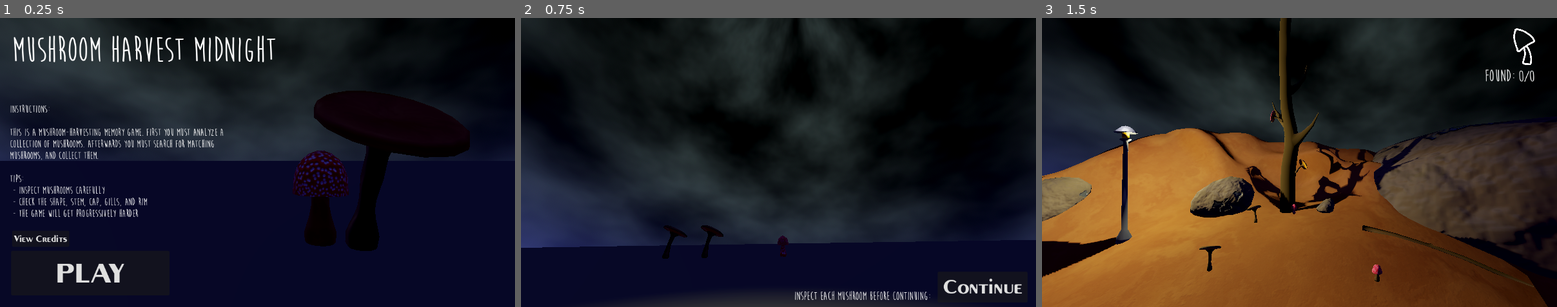
Above: before the commit, frames 1-3 (left to right).
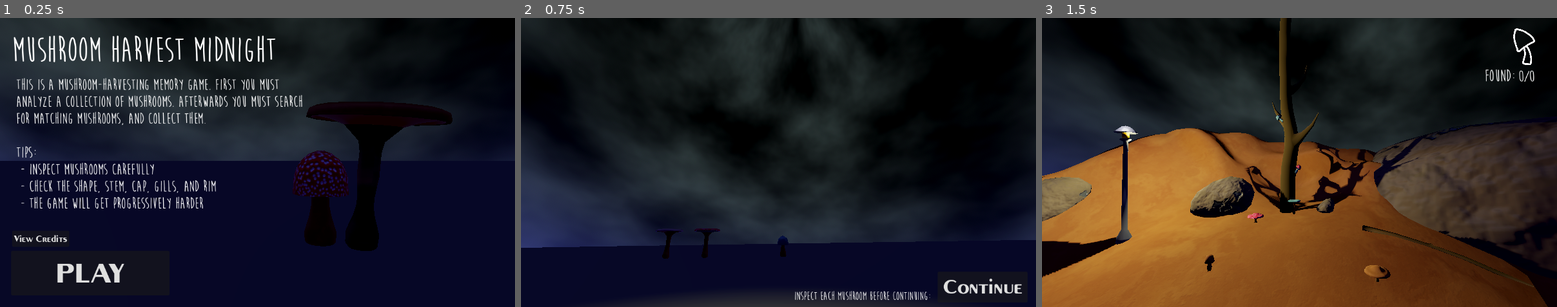
Above: after the commit, the same moments.

Repository: SirLich/ludum-dare-52
Game: Godot game, scene res://game/main_menu/main_menu.tscn
Same seed, same stepped clock (60 frames per second), same inputs: the game is played once before the commit and once after it.
Inputs:
- Up to frame 1 (0.25 s): no input
- Up to frame 2 (0.75 s): click "PLAY" at 0.5 s
- Up to frame 3 (1.5 s): click "Continue" at 1.25 s

The runs differ from the first frame. In frame 1, 7.6% of the frame differs, in the area x 2-92%, y 20-81%; in frame 2, 0.3%; in frame 3, 0.7%.

Commit message:
Push materials

Diff:
--- a/game/gamestate.gd
+++ b/game/gamestate.gd
@@ -2,6 +2,9 @@
 
 @export var mushroom_models : Array[PackedScene] = []
 @export var cap_materials : Array[BaseMaterial3D] = []
+@export var rim_materials : Array[BaseMaterial3D] = []
+@export var gill_materials : Array[BaseMaterial3D] = []
+@export var stem_materials : Array[BaseMaterial3D] = []
 
 var mushrooms = []
 var level = 0
@@ -35,6 +38,11 @@
 
 	var mesh : MeshInstance3D = instance.find_child("Plane")
 	mesh.set_surface_override_material(0, cap_materials.pick_random())
+	mesh.set_surface_override_material(1, rim_materials.pick_random())
+	mesh.set_surface_override_material(2, gill_materials.pick_random())
+	mesh.set_surface_override_material(3, stem_materials.pick_random())
+
+
 	return instance
 
 func generate_mushrooms():
--- a/game/gamestate.tscn
+++ b/game/gamestate.tscn
@@ -1,12 +1,26 @@
-[gd_scene load_steps=6 format=3 uid="uid://d2sscl7qabx5h"]
+[gd_scene load_steps=17 format=3 uid="uid://d2sscl7qabx5h"]
 
 [ext_resource type="Script" path="res://game/gamestate.gd" id="1_h11nn"]
 [ext_resource type="PackedScene" uid="uid://b2agbylt7ykh0" path="res://scenes/mushrooms/oyster_mushroom.tscn" id="2_0oko6"]
 [ext_resource type="PackedScene" uid="uid://jqxjy6c7khav" path="res://scenes/mushrooms/cap_mushroom.tscn" id="3_xnya6"]
 [ext_resource type="Material" uid="uid://bq7vecl0wlsa5" path="res://materials/RedDots/RedDots.tres" id="4_bpwlw"]
+[ext_resource type="PackedScene" uid="uid://iiaan36c2yrr" path="res://scenes/mushrooms/toad_mushroom.tscn" id="4_p2l47"]
 [ext_resource type="Material" path="res://materials/StemWood/StemWood.tres" id="5_wh7vg"]
+[ext_resource type="Material" path="res://materials/StemBrown/StemBrown.tres" id="6_4lbwh"]
+[ext_resource type="Material" path="res://materials/Cap3/Cap3.tres" id="6_sjgde"]
+[ext_resource type="Material" path="res://materials/Rim1/Rim1.tres" id="7_00mkx"]
+[ext_resource type="Material" path="res://materials/Cap4/Cap4.tres" id="7_en4m8"]
+[ext_resource type="Material" path="res://materials/Gills1/Gills1.tres" id="7_f8g73"]
+[ext_resource type="Material" path="res://materials/Rim2/Rim1.tres" id="8_nnhqi"]
+[ext_resource type="Material" path="res://materials/Cap5/Cap5.tres" id="8_vd1po"]
+[ext_resource type="Material" path="res://materials/Gills2/Gills2.tres" id="9_msrtm"]
+[ext_resource type="Material" path="res://materials/Gills3/Gills3.tres" id="10_27tcw"]
+[ext_resource type="Material" uid="uid://bniacjib3pncm" path="res://materials/Gills4/Gills4.tres" id="11_78x5v"]
 
 [node name="Gamestate" type="Node"]
 script = ExtResource("1_h11nn")
-mushroom_models = [ExtResource("2_0oko6"), ExtResource("3_xnya6")]
-cap_materials = [ExtResource("4_bpwlw"), ExtResource("5_wh7vg")]
+mushroom_models = [ExtResource("2_0oko6"), ExtResource("3_xnya6"), ExtResource("4_p2l47")]
+cap_materials = [ExtResource("4_bpwlw"), ExtResource("6_4lbwh"), ExtResource("6_sjgde"), ExtResource("7_en4m8"), ExtResource("8_vd1po")]
+rim_materials = [ExtResource("7_00mkx"), ExtResource("8_nnhqi")]
+gill_materials = [ExtResource("7_f8g73"), ExtResource("9_msrtm"), ExtResource("10_27tcw"), ExtResource("11_78x5v")]
+stem_materials = [ExtResource("5_wh7vg"), ExtResource("6_4lbwh"), ExtResource("7_en4m8")]
--- a/game/main_menu/main_menu.tscn
+++ b/game/main_menu/main_menu.tscn
@@ -63,14 +63,13 @@
 
 [node name="Instructions" type="RichTextLabel" parent="MainMenu"]
 unique_name_in_owner = true
-offset_left = 21.0
-offset_top = 190.0
-offset_right = 526.0
-offset_bottom = 464.0
-theme_override_font_sizes/normal_font_size = 24
-text = "Instructions:
-
-This is a mushroom-harvesting memory game. First you must analyze a collection of mushrooms. Afterwards you must search for matching mushrooms, and collect them.
+visible = false
+offset_left = 35.0
+offset_top = 130.0
+offset_right = 719.0
+offset_bottom = 465.0
+theme_override_font_sizes/normal_font_size = 35
+text = "This is a mushroom-harvesting memory game. First you must analyze a collection of mushrooms. Afterwards you must search for matching mushrooms, and collect them.
 
 Tips:
  - Inspect Mushrooms carefully
@@ -80,13 +79,11 @@
 [node name="Credits" type="RichTextLabel" parent="MainMenu"]
 unique_name_in_owner = true
 offset_left = 22.0
-offset_top = 190.0
-offset_right = 555.0
+offset_top = 127.0
+offset_right = 800.0
 offset_bottom = 467.0
-theme_override_font_sizes/normal_font_size = 27
-text = "Credits:
-
-Creator: SirLich
+theme_override_font_sizes/normal_font_size = 34
+text = "Creator: SirLich
 
 Programs: Godot, Blender, Material Maker, Krita
 
--- a/game/world.tscn
+++ b/game/world.tscn
@@ -128,7 +128,6 @@
 theme = ExtResource("10_ny4ym")
 
 [node name="TextureRect" type="TextureRect" parent="Control"]
-layout_mode = 0
 offset_left = 1041.0
 offset_top = 19.0
 offset_right = 1131.0
@@ -138,7 +137,6 @@
 
 [node name="ScoreAsText" type="RichTextLabel" parent="Control"]
 unique_name_in_owner = true
-layout_mode = 1
 offset_left = 1065.0
 offset_top = 111.0
 offset_right = 1332.0
@@ -148,7 +146,6 @@
 "
 
 [node name="RichTextLabel" type="RichTextLabel" parent="Control"]
-layout_mode = 0
 offset_left = 990.0
 offset_top = 110.0
 offset_right = 1075.0
--- /dev/null
+++ b/materials/Cap3/Cap3.tres
@@ -0,0 +1,7 @@
+[gd_resource type="SpatialMaterial" load_steps=5 format=2]
+[ext_resource path="Cap3_albedo.png" type="Texture" id=1]
+[resource]
+albedo_color = Color(1, 1, 1, 1)
+albedo_texture = ExtResource( 1 )
+metallic = 0
+roughness = 1
--- /dev/null
+++ b/materials/Cap4/Cap4.tres
@@ -0,0 +1,11 @@
+[gd_resource type="SpatialMaterial" load_steps=5 format=2]
+[ext_resource path="Cap4_albedo.png" type="Texture" id=1]
+[ext_resource path="Cap4_normal.png" type="Texture" id=3]
+[resource]
+albedo_color = Color(1, 1, 1, 1)
+albedo_texture = ExtResource( 1 )
+metallic = 0
+roughness = 0.9
+normal_enabled = true
+normal_scale = 1
+normal_texture = ExtResource( 3 )
--- /dev/null
+++ b/materials/Cap5/Cap5.tres
@@ -0,0 +1,16 @@
+[gd_resource type="SpatialMaterial" load_steps=5 format=2]
+[ext_resource path="Cap5_albedo.png" type="Texture" id=1]
+[ext_resource path="Cap5_orm.png" type="Texture" id=2]
+[ext_resource path="Cap5_normal.png" type="Texture" id=3]
+[resource]
+albedo_color = Color(1, 1, 1, 1)
+albedo_texture = ExtResource( 1 )
+metallic = 0
+metallic_texture = ExtResource( 2 )
+metallic_texture_channel = 2
+roughness = 1
+roughness_texture = ExtResource( 2 )
+roughness_texture_channel = 1
+normal_enabled = true
+normal_scale = 1
+normal_texture = ExtResource( 3 )
--- /dev/null
+++ b/materials/Gills1/Gills1.tres
@@ -0,0 +1,7 @@
+[gd_resource type="SpatialMaterial" load_steps=5 format=2]
+[ext_resource path="Gills1_albedo.png" type="Texture" id=1]
+[resource]
+albedo_color = Color(1, 1, 1, 1)
+albedo_texture = ExtResource( 1 )
+metallic = 0
+roughness = 1
--- /dev/null
+++ b/materials/Gills2/Gills2.tres
@@ -0,0 +1,11 @@
+[gd_resource type="SpatialMaterial" load_steps=5 format=2]
+[ext_resource path="Gills2_albedo.png" type="Texture" id=1]
+[ext_resource path="Gills2_normal.png" type="Texture" id=3]
+[resource]
+albedo_color = Color(1, 1, 1, 1)
+albedo_texture = ExtResource( 1 )
+metallic = 0
+roughness = 1
+normal_enabled = true
+normal_scale = 1
+normal_texture = ExtResource( 3 )
--- /dev/null
+++ b/materials/Gills3/Gills3.tres
@@ -0,0 +1,7 @@
+[gd_resource type="SpatialMaterial" load_steps=5 format=2]
+[ext_resource path="Gills3_albedo.png" type="Texture" id=1]
+[resource]
+albedo_color = Color(1, 1, 1, 1)
+albedo_texture = ExtResource( 1 )
+metallic = 0
+roughness = 1
--- /dev/null
+++ b/materials/Gills4/Gills4.tres
@@ -0,0 +1,6 @@
+[gd_resource type="StandardMaterial3D" load_steps=2 format=3 uid="uid://bniacjib3pncm"]
+
+[ext_resource type="Texture2D" uid="uid://dkfnn2mmcgt3c" path="res://materials/Gills4/Gills4_albedo.png" id="1"]
+
+[resource]
+albedo_texture = ExtResource("1")
--- /dev/null
+++ b/materials/Rim1/Rim1.tres
@@ -0,0 +1,5 @@
+[gd_resource type="SpatialMaterial" load_steps=5 format=2]
+[resource]
+albedo_color = Color(1, 1, 1, 1)
+metallic = 0
+roughness = 1
--- /dev/null
+++ b/materials/Rim2/Rim1.tres
@@ -0,0 +1,5 @@
+[gd_resource type="SpatialMaterial" load_steps=5 format=2]
+[resource]
+albedo_color = Color(0, 0, 0, 1)
+metallic = 0
+roughness = 1
--- /dev/null
+++ b/materials/Rim3/Rim1.tres
@@ -0,0 +1,5 @@
+[gd_resource type="SpatialMaterial" load_steps=5 format=2]
+[resource]
+albedo_color = Color(0.099594, 0.417969, 0.417969, 1)
+metallic = 0
+roughness = 1
--- /dev/null
+++ b/scenes/mushrooms/toad_mushroom.tscn
@@ -0,0 +1,16 @@
+[gd_scene load_steps=3 format=3 uid="uid://iiaan36c2yrr"]
+
+[ext_resource type="PackedScene" uid="uid://cxf6dokl6agvb" path="res://models/ToadMushroom.glb" id="1_e00gh"]
+
+[sub_resource type="CapsuleShape3D" id="CapsuleShape3D_psnik"]
+radius = 0.736764
+height = 2.94426
+
+[node name="ToadMushroom" instance=ExtResource("1_e00gh")]
+
+[node name="Area3D" type="Area3D" parent="." index="1"]
+transform = Transform3D(1, 0, 0, 0, 1, 0, 0, 0, 1, 0, 6.19648, 0)
+
+[node name="CollisionShape3D" type="CollisionShape3D" parent="Area3D" index="0"]
+transform = Transform3D(1, 0, 0, 0, 1, 0, 0, 0, 1, 0, -4.96603, 0)
+shape = SubResource("CapsuleShape3D_psnik")
Binary file added: materials/Cap3/Cap3_albedo.png
Not shown, added: materials/Cap3/Cap3_albedo.png.import
Binary file added: materials/Cap4/Cap4_albedo.png
Not shown, added: materials/Cap4/Cap4_albedo.png.import
Binary file added: materials/Cap4/Cap4_normal.png
Not shown, added: materials/Cap4/Cap4_normal.png.import
Binary file added: materials/Cap5/Cap5_albedo.png
Not shown, added: materials/Cap5/Cap5_albedo.png.import
Binary file added: materials/Cap5/Cap5_normal.png
Not shown, added: materials/Cap5/Cap5_normal.png.import
Binary file added: materials/Cap5/Cap5_orm.png
Not shown, added: materials/Cap5/Cap5_orm.png.import
(and 27 more such lines)
